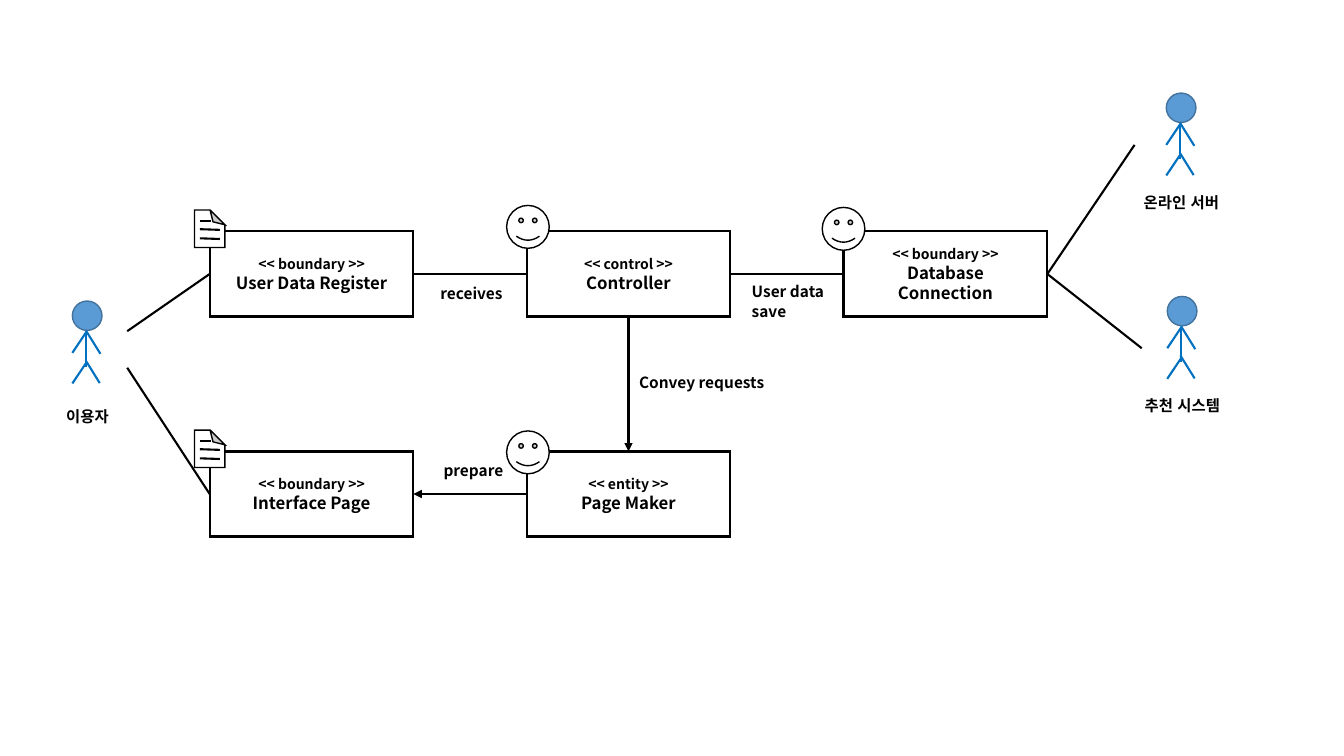
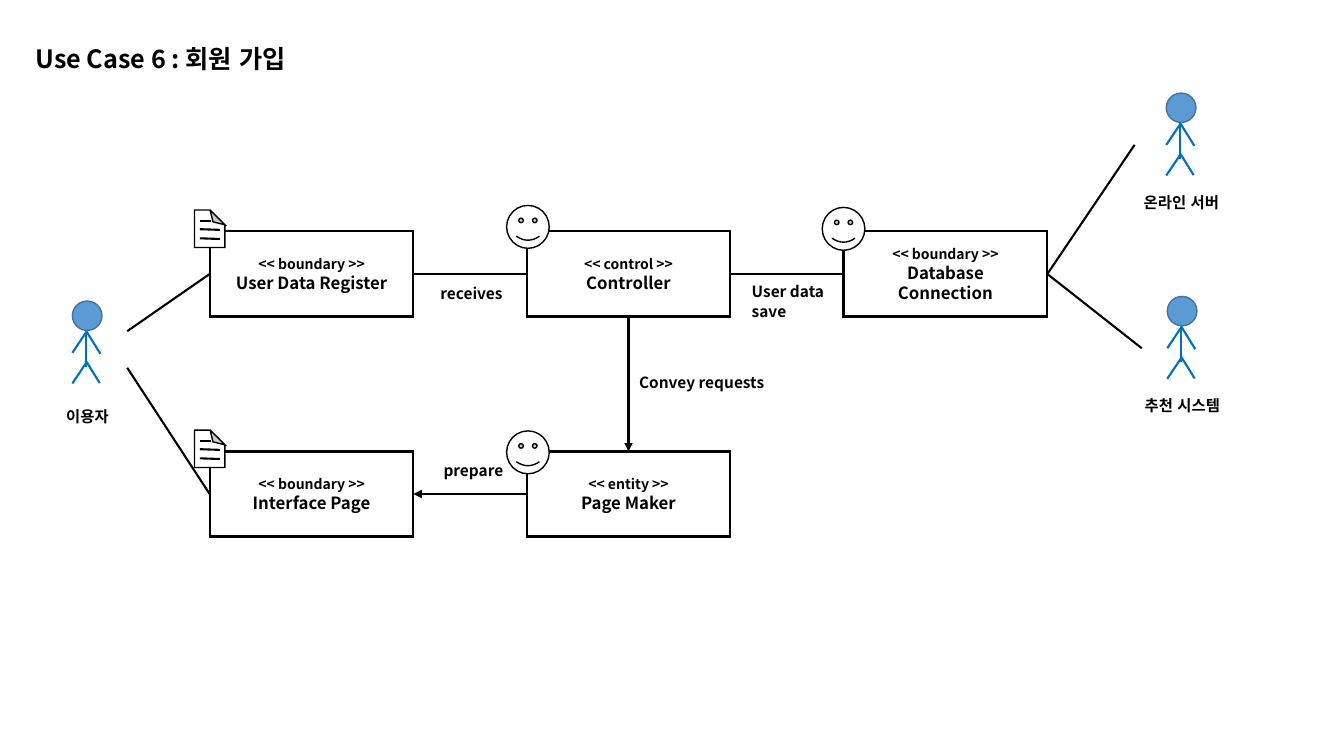
Before and after one commit to CleanCode6/CAU_Restaurant_Guide, a slide deck: slide 6 of Domain_model/DomainModel_통일화.pptx. Drawn at 1344x756 pixels with LibreOffice and Linux fonts; fonts in the diff are those of the drawing. Boxes give left, top, right and bottom in pixels: in the first picture for what was removed or moved away, otherwise in the second. Text is boxed around its words. In the diff, an @@ line names an element or a change of style, - is before the commit and + after.

```diff
--- a/Domain_model/DomainModel_통일화.pptx
+++ b/Domain_model/DomainModel_통일화.pptx
@@ text added at (35,47,285,71), 18 pt, text #000000, bold @@
+Use Case 6 : 회원 가입
```
Also in this commit, not shown: 9 other slides changed.
